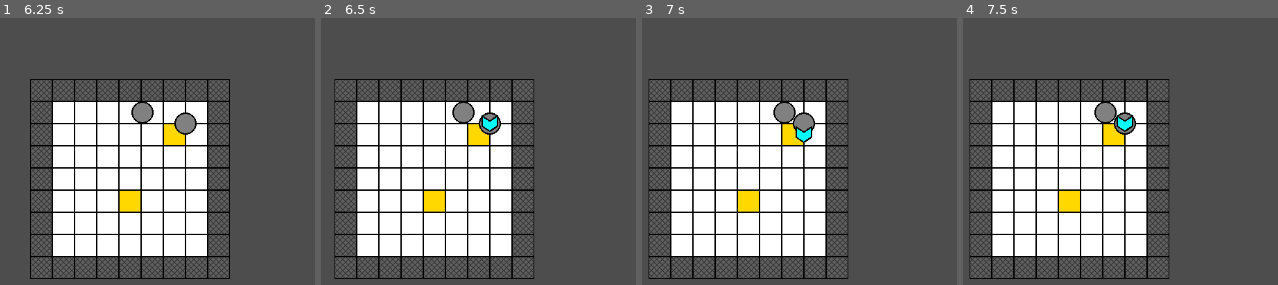
Above: before the commit, frames 1-4 (left to right).
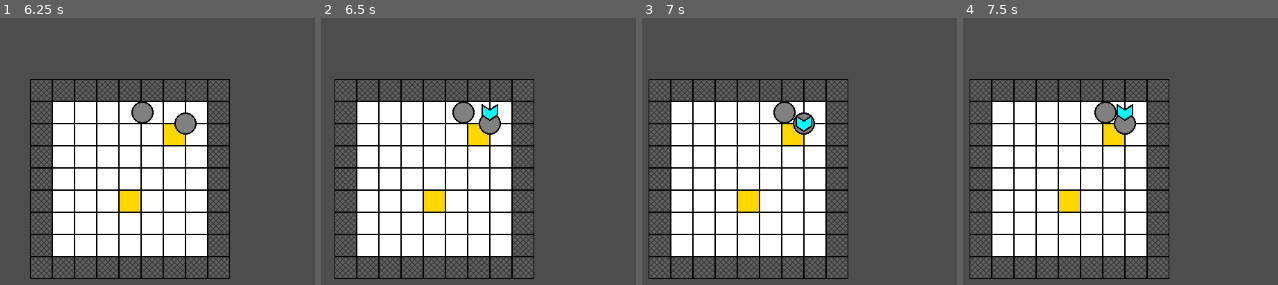
Above: after the commit, the same moments.

Repository: Baconinvader/Alakajam20
Game: Godot game, scene res://main.tscn
Two runs of this game, one before a commit and one after it. Both use one fixed random seed, a clock stepped at 60 frames per second and the inputs below.
Inputs:
- Up to frame 1 (6.25 s): tap Enter at 0.5, 3.5 s; hold Space (interact) 0.53-1.28 s; hold W (move_up) 0.53-2.03 s; tap Space (interact) at 1.35, 2, 2.85, 4.35, 5.85 s; hold Space (interact) 2.03-2.78 s; hold A (move_left) 2.03-3.53 s; hold S (move_down) 3.53-4.28 s; hold Space (interact) 3.53-4.28 s; hold D (move_right) 4.28-5.03 s; hold W (move_up) 5.03-5.78 s; hold Space (interact) 5.03-5.78 s; hold D (move_right) from 5.78 s (still down)
- Up to frame 2 (6.5 s): keep holding D (move_right)
- Up to frame 3 (7 s): keep holding D (move_right); hold Space (interact) from 6.53 s (still down)
- Up to frame 4 (7.5 s): keep holding D (move_right); release Space (interact) at 7.28 s; tap Space (interact) at 7.35 s

Frame 1 is identical in both runs. In frame 2, 0.5% of the frame differs, in the area x 50-57%, y 32-43%; in frame 3, 0.5%; in frame 4, 0.5%, in the area x 48-55%, y 32-43%.

Commit message:
Minor changes

Diff:
--- a/interact/interact_area.gd
+++ b/interact/interact_area.gd
@@ -5,6 +5,8 @@
 
 ## The object this is attached to
 @onready var obj:Node2D = get_parent()
+
+@export var marker_offset:float = -16
 
 ## Whether the player is close enough to this area to interact with it's object
 var in_range:bool = false
@@ -26,8 +28,8 @@
 ## Makes the marker go up and down
 func create_move_marker_tween():
 	var t:Tween = create_tween()
-	t.tween_property($marker, "position:y", 16, marker_move_time*0.5)
-	t.tween_property($marker, "position:y", -16, marker_move_time*0.5)
+	t.tween_property($marker, "position:y", marker_offset + 16, marker_move_time*0.5)
+	t.tween_property($marker, "position:y", marker_offset + -16, marker_move_time*0.5)
 	t.tween_callback(create_move_marker_tween)
 
 func _ready():
